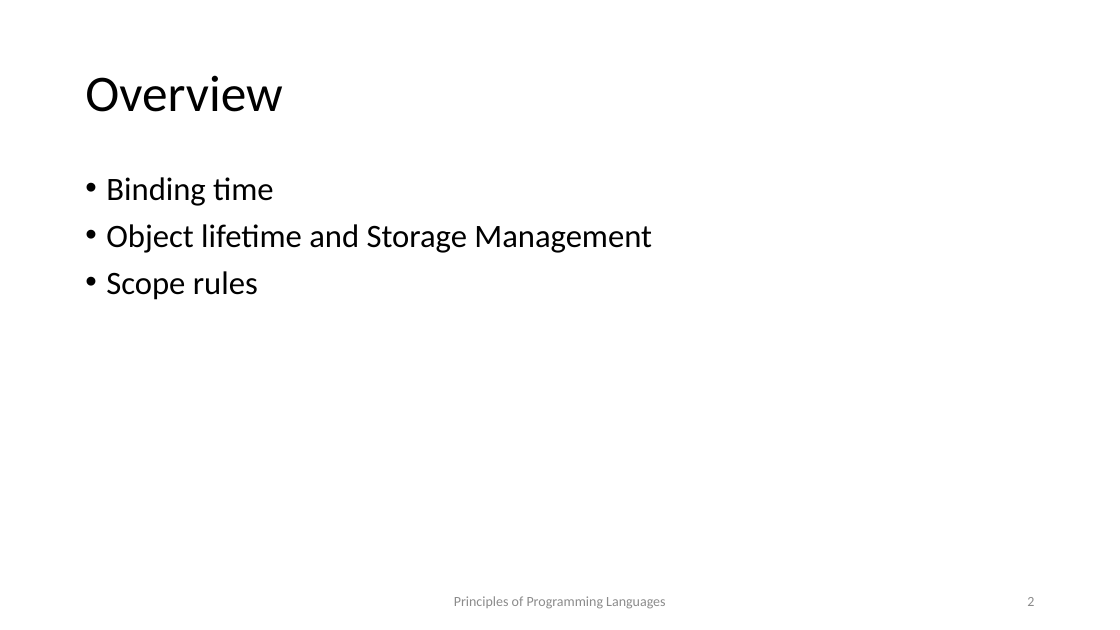
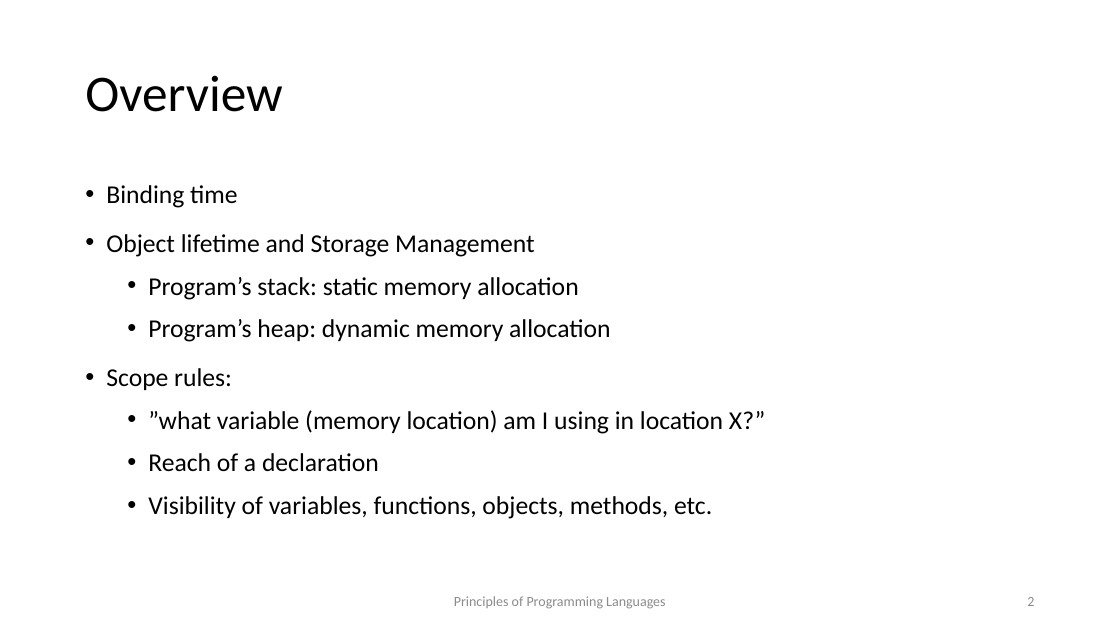
Before and after one commit to kongm/pl-design, a slide deck: slide 2 of environment.pptx. Drawn at 1120x630 pixels with LibreOffice and Linux fonts; fonts in the diff are those of the drawing. Boxes give left, top, right and bottom in pixels: in the first picture for what was removed or moved away, otherwise in the second. Text is boxed around its words. In the diff, an @@ line names an element or a change of style, - is before the commit and + after.

```diff
--- a/environment.pptx
+++ b/environment.pptx
@@ text at bbox=[106, 185, 534, 257]: size 28 to 22 pt in "Binding time", "Object lifetime and Storage Management"; line spacing 0.9 to 1.2 @@
@@ text at bbox=[106, 277, 765, 519]: text changed; size 28 to 22 pt @@
-• Scope rules
+  • Program’s stack: static memory allocation
+  • Program’s heap: dynamic memory allocation
+• Scope rules:
+  • ”what variable (memory location) am I using in location X?”
+  • Reach of a declaration
+  • Visibility of variables, functions, objects, methods, etc.
```
Also in this commit, not shown: 10 other slides changed, 1 slide added, 1 other file.
